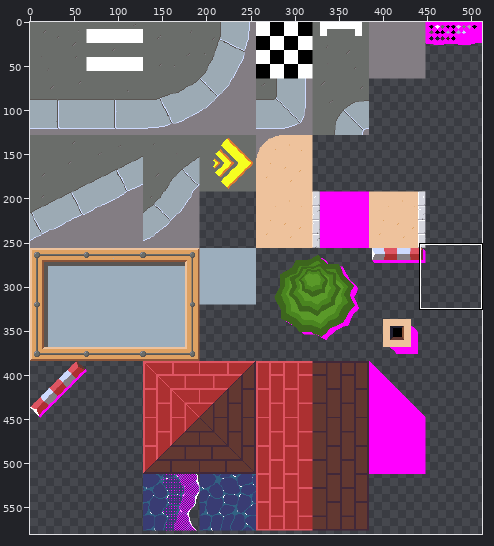
Pixel-art file, stored at core/assets/maps/city.ase. Above, an overview of the earlier version with the close-up marked.
Close-up. Before the commit:
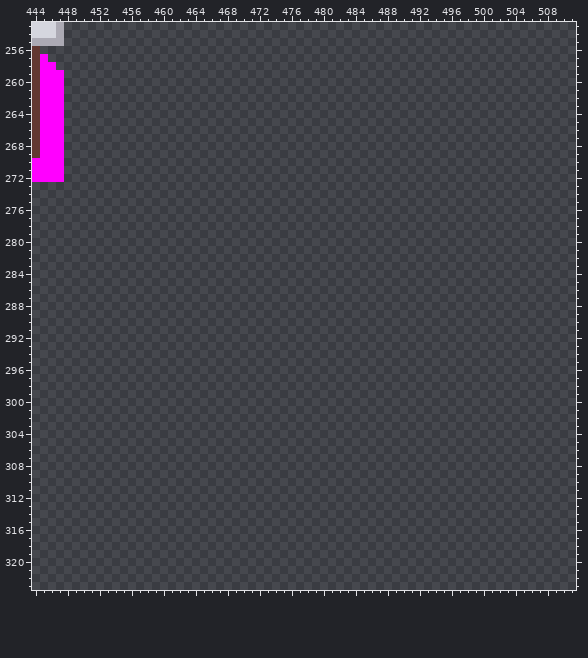
512x896 pixels, 1 frame. Shown: x 444..511, y 253..323. The wide view leaves out empty margins. The commit also changed other parts of the picture, which this record leaves out.
And afterwards:
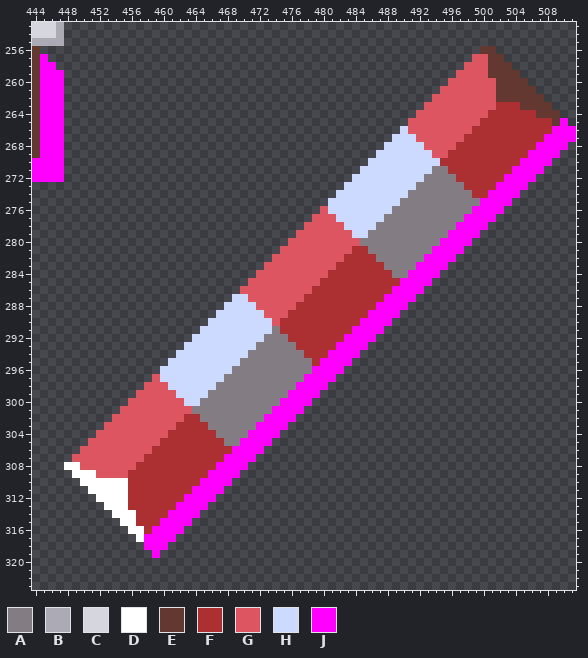
Palette (. is transparent): A #837d83  B #acaab4  C #d5d6de  D #ffffff  E #623831  F #ac3031  G #de5562  H #cddaff  J #ff00ff
Edits made:
Layer "Layer":
y 256: x 500..501 .. -> EE
y 257: x 499..502 .... -> GGEE
y 258: x 498..503 ...... -> GGGEEE
y 259: x 497..504 ........ -> GGGGEEEE
y 260: x 496..505 .......... -> GGGGGGEEEE
y 261: x 495..506 ............ -> GGGGGGGEEEEE
y 262: x 494..507 .............. -> GGGGGGGGEEEEEE
y 263: x 493..508 ................ -> GGGGGGGGGFFFEEEE
y 264: x 492..509 .................. -> GGGGGGGGGFFFFFFEEE
y 265: x 491..510 .................... -> GGGGGGGGGFFFFFFFFFEJ
y 266: x 490..511 ...................... -> HGGGGGGGGFFFFFFFFFFJJJ
y 267: x 489..511 ....................... -> HHHGGGGGGFFFFFFFFFFJJJJ
y 268: x 488..510 ....................... -> HHHHHGGGGFFFFFFFFFFJJJJ
y 269: x 487..509 ....................... -> HHHHHHHGGFFFFFFFFFFJJJJ
y 270: x 486..508 ....................... -> HHHHHHHHHFFFFFFFFFFJJJJ
y 271: x 485..507 ....................... -> HHHHHHHHHAAFFFFFFFFJJJJ
y 272: x 484..506 ....................... -> HHHHHHHHHAAAAFFFFFFJJJJ
y 273: x 483..505 ....................... -> HHHHHHHHHAAAAAAFFFFJJJJ
y 274: x 482..504 ....................... -> HHHHHHHHHAAAAAAAAFFJJJJ
y 275: x 481..503 ....................... -> HHHHHHHHHAAAAAAAAAAJJJJ
y 276: x 480..502 ....................... -> GHHHHHHHHAAAAAAAAAAJJJJ
y 277: x 479..501 ....................... -> GGGHHHHHHAAAAAAAAAAJJJJ
y 278: x 478..500 ....................... -> GGGGGHHHHAAAAAAAAAAJJJJ
y 279: x 477..499 ....................... -> GGGGGGGHHAAAAAAAAAAJJJJ
y 280: x 476..498 ....................... -> GGGGGGGGGAAAAAAAAAAJJJJ
y 281: x 475..497 ....................... -> GGGGGGGGGFFAAAAAAAAJJJJ
y 282: x 474..496 ....................... -> GGGGGGGGGFFFFAAAAAAJJJJ
y 283: x 473..495 ....................... -> GGGGGGGGGFFFFFFAAAAJJJJ
y 284: x 472..494 ....................... -> GGGGGGGGGFFFFFFFFAAJJJJ
y 285: x 471..493 ....................... -> GGGGGGGGGFFFFFFFFFFJJJJ
y 286: x 470..492 ....................... -> GGGGGGGGGFFFFFFFFFFJJJJ
y 287: x 469..491 ....................... -> HHGGGGGGGFFFFFFFFFFJJJJ
y 288: x 468..490 ....................... -> HHHHGGGGGFFFFFFFFFFJJJJ
y 289: x 467..489 ....................... -> HHHHHHGGGFFFFFFFFFFJJJJ
y 290: x 466..488 ....................... -> HHHHHHHHGFFFFFFFFFFJJJJ
y 291: x 465..487 ....................... -> HHHHHHHHHAFFFFFFFFFJJJJ
y 292: x 464..486 ....................... -> HHHHHHHHHAAAFFFFFFFJJJJ
y 293: x 463..485 ....................... -> HHHHHHHHHAAAAAFFFFFJJJJ
y 294: x 462..484 ....................... -> HHHHHHHHHAAAAAAAFFFJJJJ
y 295: x 461..483 ....................... -> HHHHHHHHHAAAAAAAAAFJJJJ
y 296: x 460..482 ....................... -> HHHHHHHHHAAAAAAAAAAJJJJ
y 297: x 459..481 ....................... -> GHHHHHHHHAAAAAAAAAAJJJJ
y 298: x 458..480 ....................... -> GGGHHHHHHAAAAAAAAAAJJJJ
y 299: x 457..479 ....................... -> GGGGGHHHHAAAAAAAAAAJJJJ
y 300: x 456..478 ....................... -> GGGGGGGHHAAAAAAAAAAJJJJ
y 301: x 455..477 ....................... -> GGGGGGGGGAAAAAAAAAAJJJJ
y 302: x 454..476 ....................... -> GGGGGGGGGFFAAAAAAAAJJJJ
y 303: x 453..475 ....................... -> GGGGGGGGGFFFFAAAAAAJJJJ
y 304: x 452..474 ....................... -> GGGGGGGGGFFFFFFAAAAJJJJ
y 305: x 451..473 ....................... -> GGGGGGGGGFFFFFFFFAAJJJJ
y 306: x 450..472 ....................... -> GGGGGGGGGFFFFFFFFFFJJJJ
y 307: x 449..471 ....................... -> GGGGGGGGGFFFFFFFFFFJJJJ
y 308: x 448..470 ....................... -> DDGGGGGGGFFFFFFFFFFJJJJ
y 309: x 449..469 ..................... -> DDDGGGGFFFFFFFFFFJJJJ
y 310: x 450..468 ................... -> DDDDDDFFFFFFFFFJJJJ
y 311: x 451..467 ................. -> DDDDDFFFFFFFFJJJJ
y 312: x 452..466 ............... -> DDDDFFFFFFFJJJJ
y 313: x 453..465 ............. -> DDDFFFFFFJJJJ
y 314: x 454..464 ........... -> DDDFFFFJJJJ
y 315: x 455..463 ......... -> DDFFFJJJJ
y 316: x 456..462 ....... -> DDFJJJJ
y 317: x 457..461 ..... -> DJJJJ
y 318: x 458..460 ... -> JJJ
y 319: x 459 . -> J
